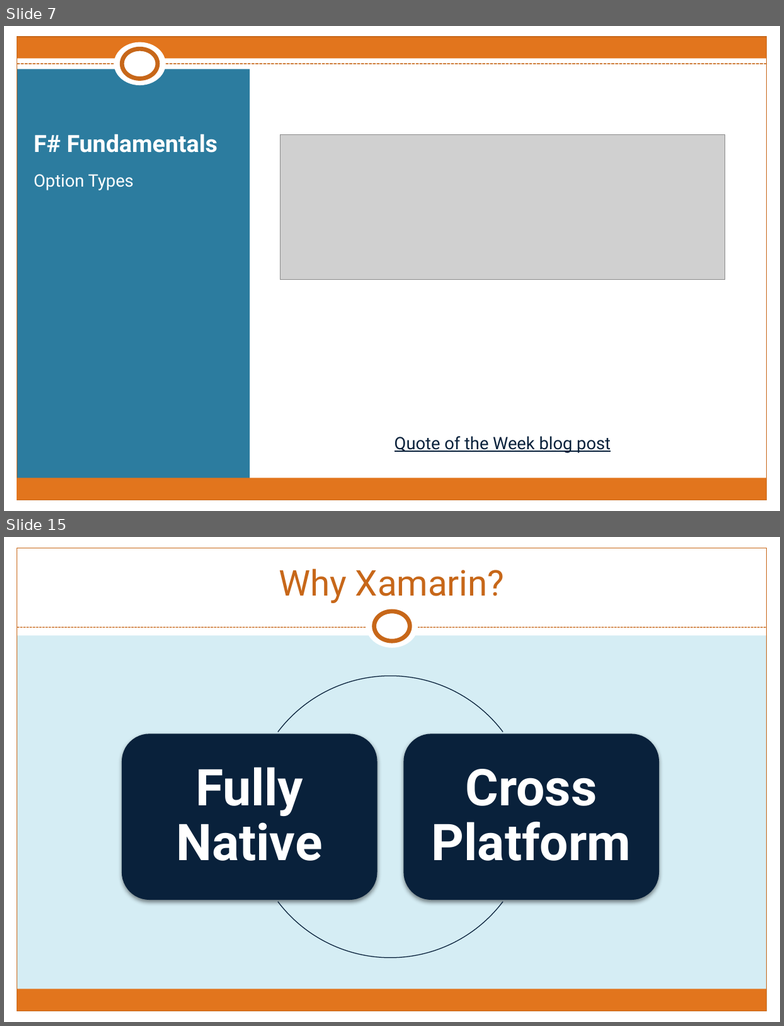
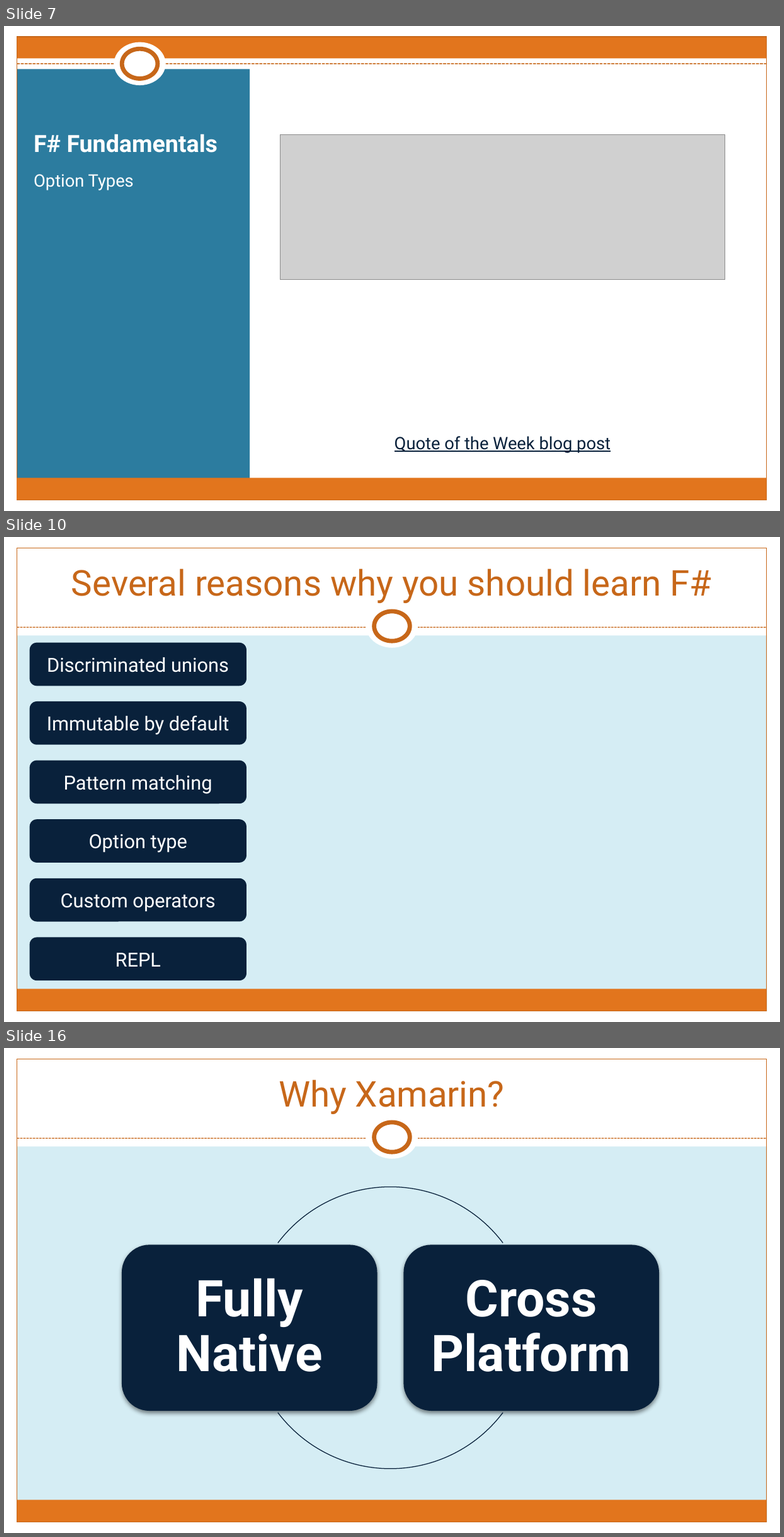
Before and after one commit to rachelblasucci/Current-Talks, a slide deck: Intro to Xamarin F#/F#-iOS.pptx. Shown one above the other, each under a label of ours: slides 7 and 15 before the commit, slides 7, 10 and 16 after it; the slides between them are not shown. The pictures are 784x1026 and 784x1537 pixels, drawn with LibreOffice and Linux fonts; fonts in the diff are those of the drawing; grey boxes stand for pictures. Boxes give left, top, right and bottom in pixels: in the first picture for what was removed or moved away, otherwise in the second. Text is boxed around its words. In the diff, an @@ line names an element or a change of style, - is before the commit and + after.

```diff
--- a/Intro to Xamarin F#/F#-iOS.pptx
+++ b/Intro to Xamarin F#/F#-iOS.pptx
@@ slide 10 added at (4, 537, 780, 1022), background #D5EDF4; not listed: 9 template elements that a slide beside it also shows @@
@@ title added at (71, 569, 711, 603), 33 pt, text #C7671A @@
+Several reasons why you should learn F#
@@ rounded rectangle added at (30, 643, 246, 686), fill #09213B, 18 pt, text #FFFFFF @@
+Discriminated unions
@@ rounded rectangle added at (30, 701, 246, 745), fill #09213B, 18 pt, text #FFFFFF @@
+Immutable by default
@@ rounded rectangle added at (30, 761, 246, 804), fill #09213B, 18 pt, text #FFFFFF @@
+Pattern matching
@@ rounded rectangle added at (30, 819, 246, 863), fill #09213B, 18 pt, text #FFFFFF @@
+Option type
@@ rounded rectangle added at (30, 878, 246, 922), fill #09213B, 18 pt, text #FFFFFF @@
+Custom operators
@@ rounded rectangle added at (30, 938, 246, 981), fill #09213B, 18 pt, text #FFFFFF @@
+REPL
@@ what was slide 15 is now slide 16 @@
```
Also in this commit, not shown: 12 slides changed, 2 other slides added, 2 slides removed, 55 other files.
